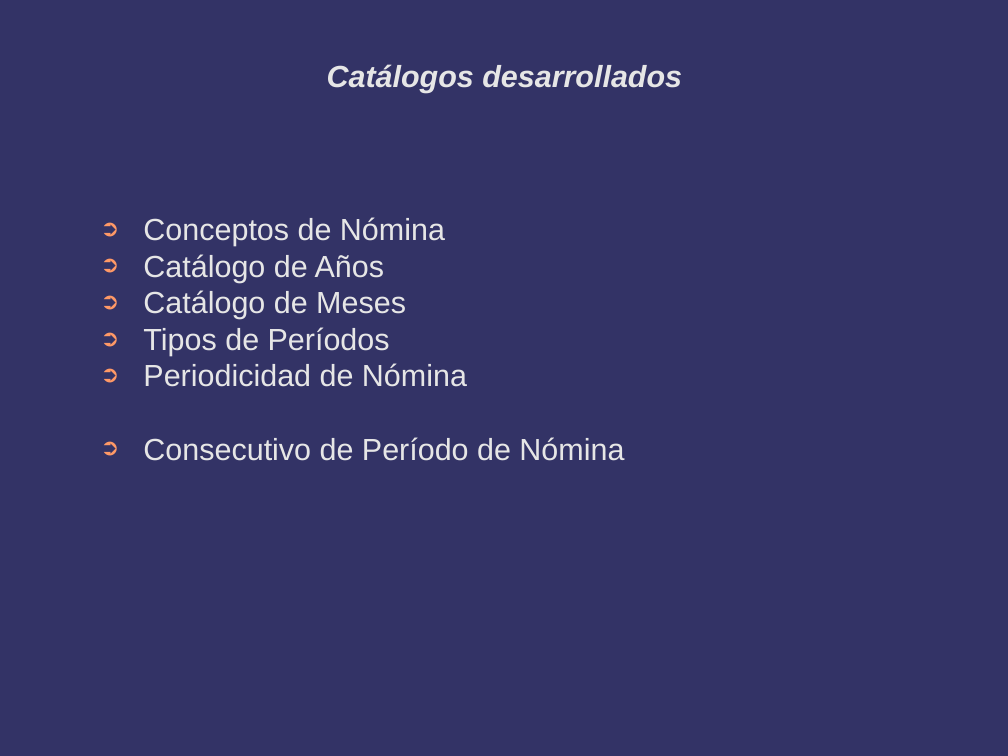
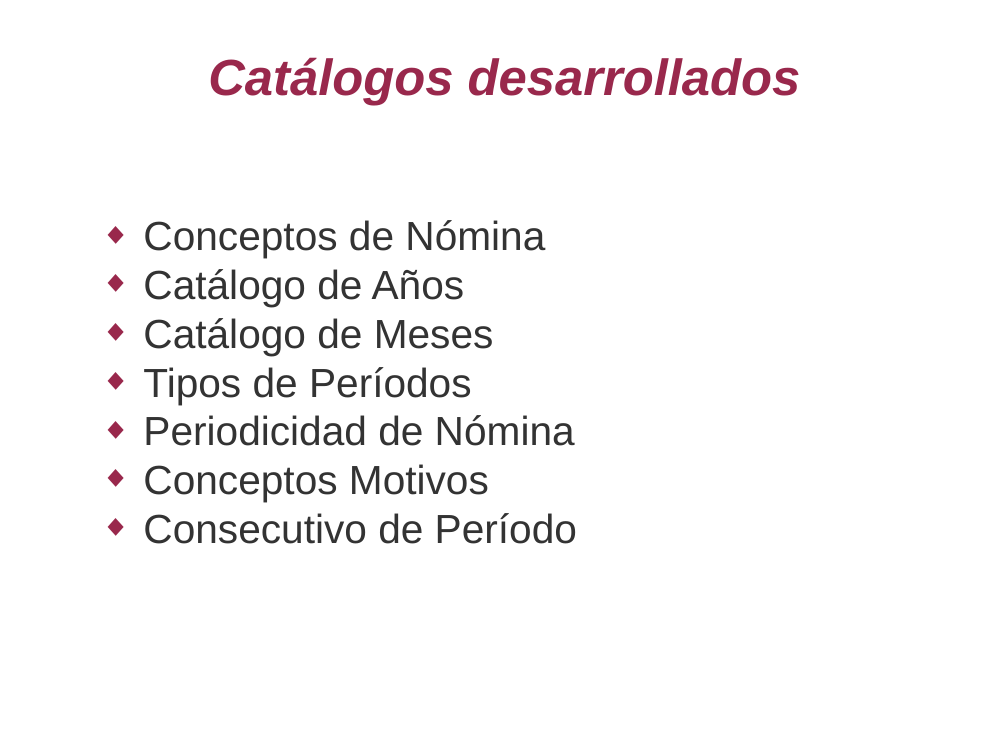
Before and after one commit to jas12345/ASN, a slide deck: slide 6 of Documentos/Avances ASN 20190321.odp (slide 4 before the commit). Drawn at 1008x756 pixels with LibreOffice and Linux fonts; fonts in the diff are those of the drawing; background and template pictures are left out. Boxes give left, top, right and bottom in pixels: in the first picture for what was removed or moved away, otherwise in the second. Text is boxed around its words. In the diff, an @@ line names an element or a change of style, - is before the commit and + after.

```diff
--- a/Documentos/Avances ASN 20190321.odp
+++ b/Documentos/Avances ASN 20190321.odp
@@ background #333366 to #FFFFFF @@
@@ title "Catálogos desarrollados" at (208,57,801,105): size 24 to 40 pt, text colour #E6E6E6 to #99284C @@
@@ text at (143,220,575,446): size 24 to 32 pt, text colour #E6E6E6 to #333333 in "Conceptos de Nómina", "Catálogo de Años", "Catálogo de Meses", "Tipos de Períodos" and 1 more places; bullet ➲ to ◆; bullet colour #FF9966 to #99284C @@
@@ text at (143,464,577,544): text changed; size 24 to 32 pt; text colour #E6E6E6 to #333333 @@
-➲ Consecutivo de Período de Nómina
+◆ Conceptos Motivos
+◆ Consecutivo de Período
```
Also in this commit, not shown: 5 other slides changed, 23 slides added, 2 slides removed, 1 other file.
